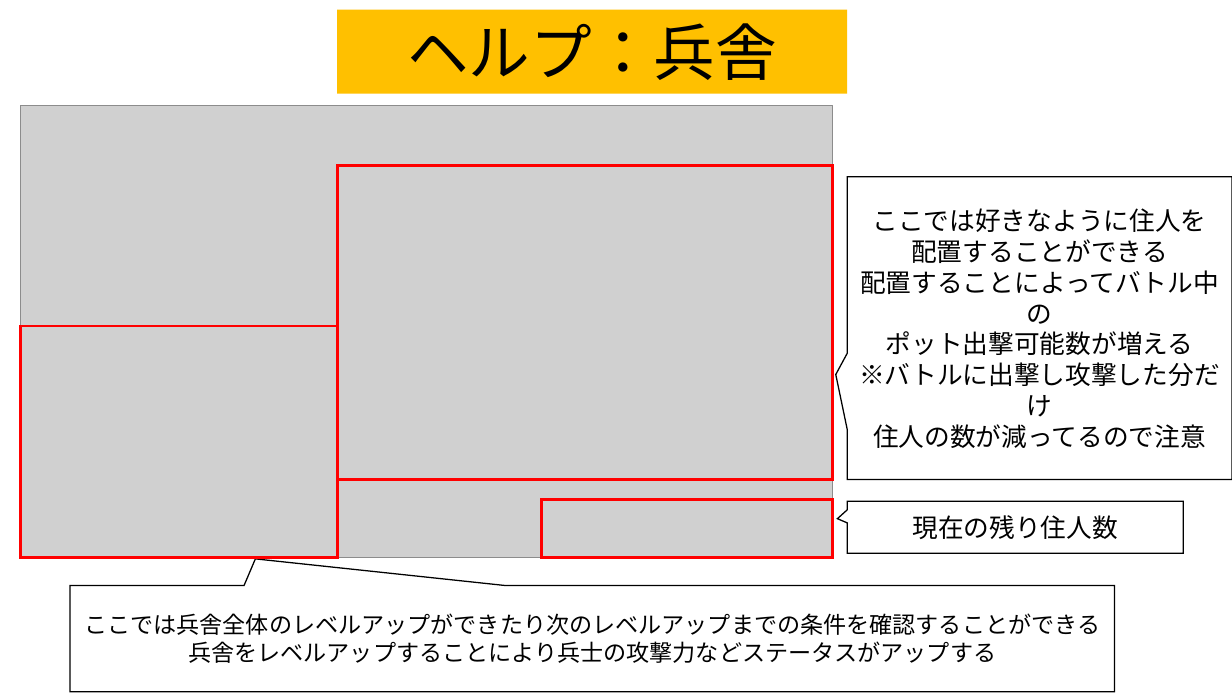
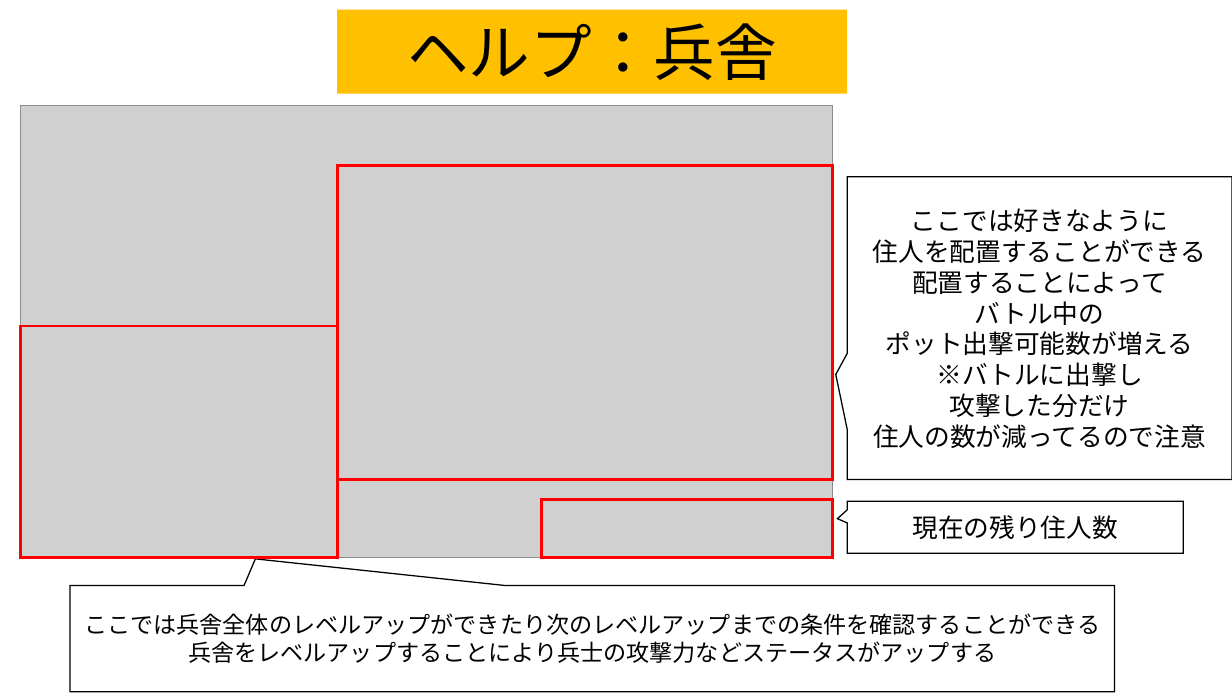
Before and after one commit to team556/team, a slide deck: slide 4 of 説明文.pptx. Drawn at 1232x693 pixels with LibreOffice and Linux fonts; fonts in the diff are those of the drawing; grey boxes stand for pictures. Boxes give left, top, right and bottom in pixels: in the first picture for what was removed or moved away, otherwise in the second. Text is boxed around its words. In the diff, an @@ line names an element or a change of style, - is before the commit and + after.

Commit message:
ヘルプ説明文の誤字訂正＆改行で読みやすくした。

```diff
--- a/説明文.pptx
+++ b/説明文.pptx
@@ text in speech box at [873,208,1207,325]: text changed @@
-ここでは好きなように住人を
-配置することができる
-配置することによってバトル中の
+ここでは好きなように
+住人を配置することができる
+配置することによって
+バトル中の
@@ text in speech box at [936,362,1142,417]: text changed @@
-※バトルに出撃し攻撃した分だけ
+※バトルに出撃し
+攻撃した分だけ
```
Also in this commit, not shown: 5 other slides changed.
